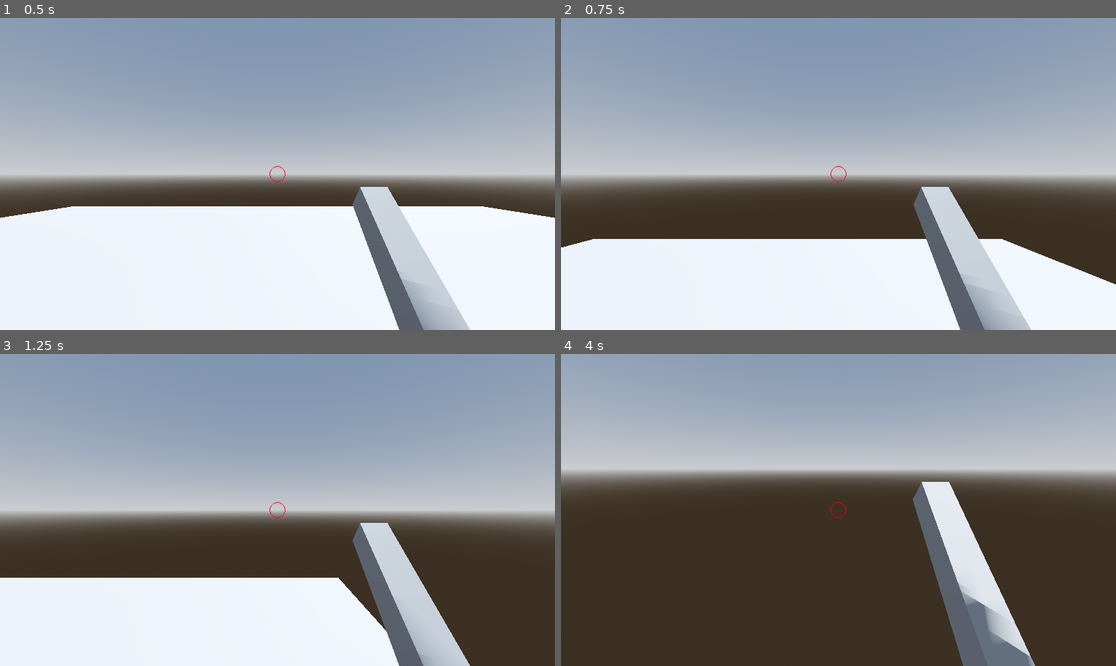
Above: before the commit, frames 1-4 (two rows, left to right).
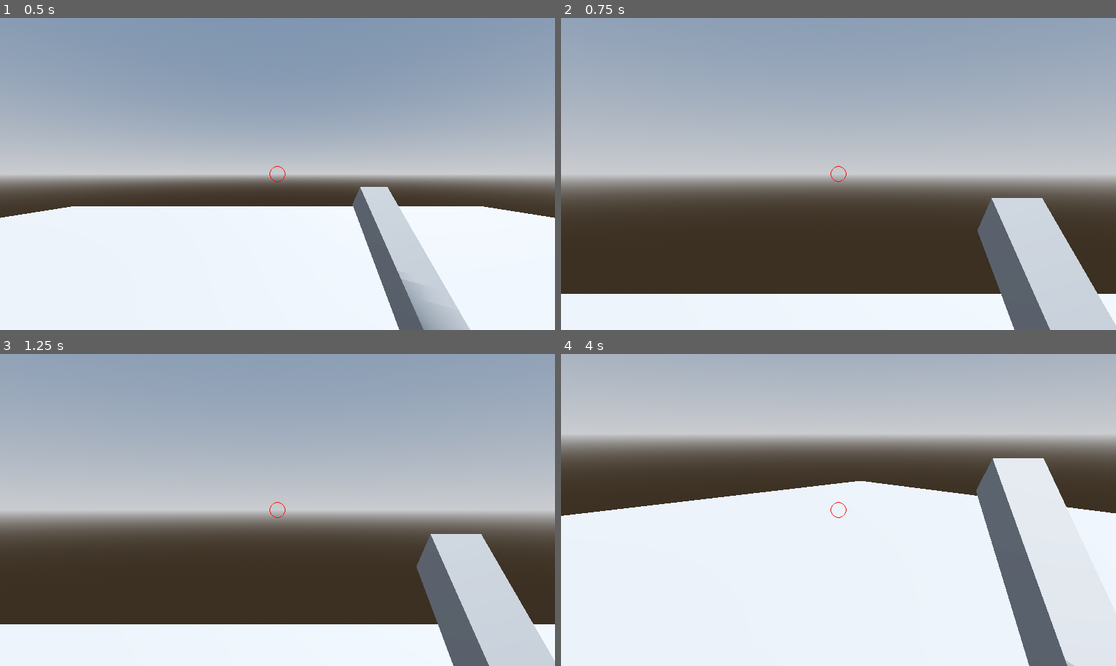
Above: after the commit, the same moments.

Repository: Dolphcode/ggj-2026
Game: Godot game, scene res://Scenes/base_player_movement.tscn
Two runs of this game, one before a commit and one after it. Both use one fixed random seed, a clock stepped at 60 frames per second and the inputs below.
Inputs (mouse positions are in pixels of both pictures, inside the frame that each line leads up to):
- Up to frame 1 (0.5 s): no input
- Up to frame 2 (0.75 s): tap Enter (ui_accept) at 0.5 s; move the mouse to (960, 158) at 0.52 s; hold D (right) from 0.53 s (still down); tap Q (equip_mask) at 0.6 s; click (960, 158) at 0.67 s
- Up to frame 3 (1.25 s): keep holding D (right); tap Enter (ui_accept) at 0.77 s
- Up to frame 4 (4 s): move the mouse to (810, 510) at 1.27 s; release D (right) at 1.28 s; hold W (forward) from 1.28 s (still down); click (810, 510) at 1.35 s; tap Enter (ui_accept) at 1.52, 3.02, 3.77 s; tap Q (equip_mask) at 1.55, 2.1, 2.85, 3.8 s; move the mouse to (849, 503) at 2.02 s; move the mouse to (832, 516) at 2.77 s; move the mouse to (877, 513) at 3.52 s; press the mouse at (877, 513) at 3.53 s

Frame 1 is identical in both runs. In frame 2, 28% of the frame differs, in the area x 0-100%, y 51-100%; in frame 3, 25%; in frame 4, 89%, in the area x 0-100%, y 0-100%.

Commit message:
Mask camera updates

Diff:
--- /dev/null
+++ b/Scenes/base_player_movement_mask_testing.tscn
@@ -0,0 +1,115 @@
+[gd_scene format=3 uid="uid://dlf387r2xf2iq"]
+
+[ext_resource type="PackedScene" uid="uid://dvbdmcuj60ayg" path="res://game/player/player_main.tscn" id="1_ilklq"]
+[ext_resource type="Texture2D" uid="uid://csnqgbu8p4uym" path="res://assets/crosshair.svg" id="2_2ekfe"]
+[ext_resource type="Script" uid="uid://b4u284eg6beo0" path="res://Scenes/debug.gd" id="3_rfqqu"]
+
+[sub_resource type="ProceduralSkyMaterial" id="ProceduralSkyMaterial_hfa40"]
+sky_horizon_color = Color(0.66224277, 0.6717428, 0.6867428, 1)
+ground_horizon_color = Color(0.66224277, 0.6717428, 0.6867428, 1)
+
+[sub_resource type="Sky" id="Sky_c5rq3"]
+sky_material = SubResource("ProceduralSkyMaterial_hfa40")
+
+[sub_resource type="Environment" id="Environment_fbliu"]
+background_mode = 2
+sky = SubResource("Sky_c5rq3")
+tonemap_mode = 2
+glow_enabled = true
+
+[sub_resource type="PlaneMesh" id="PlaneMesh_hfa40"]
+size = Vector2(20, 20)
+
+[sub_resource type="ConcavePolygonShape3D" id="ConcavePolygonShape3D_c5rq3"]
+data = PackedVector3Array(10, 0, 10, -10, 0, 10, 10, 0, -10, -10, 0, 10, -10, 0, -10, 10, 0, -10)
+
+[sub_resource type="CapsuleMesh" id="CapsuleMesh_2ja61"]
+
+[sub_resource type="CapsuleShape3D" id="CapsuleShape3D_2ja61"]
+
+[sub_resource type="StyleBoxFlat" id="StyleBoxFlat_mk6yg"]
+bg_color = Color(0.003921569, 0, 0, 0.70980394)
+border_width_left = 2
+border_width_top = 2
+border_width_right = 2
+border_width_bottom = 2
+corner_radius_top_left = 5
+corner_radius_top_right = 5
+corner_radius_bottom_right = 5
+corner_radius_bottom_left = 5
+
+[sub_resource type="Theme" id="Theme_xcrqx"]
+MarginContainer/constants/margin_bottom = 10
+MarginContainer/constants/margin_left = 10
+MarginContainer/constants/margin_right = 10
+MarginContainer/constants/margin_top = 10
+PanelContainer/styles/panel = SubResource("StyleBoxFlat_mk6yg")
+
+[node name="Node3D" type="Node3D" unique_id=988802670]
+
+[node name="WorldEnvironment" type="WorldEnvironment" parent="." unique_id=669918452]
+environment = SubResource("Environment_fbliu")
+
+[node name="DirectionalLight3D" type="DirectionalLight3D" parent="." unique_id=740018470]
+transform = Transform3D(-0.8660254, -0.43301278, 0.25, 0, 0.49999997, 0.86602545, -0.50000006, 0.75, -0.43301266, 0, 0, 0)
+shadow_enabled = true
+
+[node name="Floor (temp)" type="MeshInstance3D" parent="." unique_id=805167037]
+mesh = SubResource("PlaneMesh_hfa40")
+
+[node name="StaticBody3D" type="StaticBody3D" parent="Floor (temp)" unique_id=995408022]
+
+[node name="CollisionShape3D" type="CollisionShape3D" parent="Floor (temp)/StaticBody3D" unique_id=704890498]
+shape = SubResource("ConcavePolygonShape3D_c5rq3")
+
+[node name="Player" parent="." unique_id=1291810518 instance=ExtResource("1_ilklq")]
+transform = Transform3D(1, 0, 0, 0, 1, 0, 0, 0, 1, 0, 1, 0)
+
+[node name="CSGBox3D2" type="CSGBox3D" parent="." unique_id=119316939]
+transform = Transform3D(-0.9186123, -0.34769943, 0.1877666, 0.092686705, -0.6514974, -0.75296754, 0.38413584, -0.6742821, 0.63070077, -12, 2, 7)
+use_collision = true
+size = Vector3(18, 9, 1)
+
+[node name="CSGBox3D" type="CSGBox3D" parent="." unique_id=2025281683]
+transform = Transform3D(1, 0, 0, 0, 1, 0, 0, 0, 1, 0.5, 4, 9)
+use_collision = true
+size = Vector3(18, 9, 1)
+
+[node name="enemy" type="CharacterBody3D" parent="." unique_id=303348058]
+transform = Transform3D(1, 0, 0, 0, 1, 0, 0, 0, 1, 4.8378057, 1.1288745, 0)
+
+[node name="MeshInstance3D" type="MeshInstance3D" parent="enemy" unique_id=525234660]
+mesh = SubResource("CapsuleMesh_2ja61")
+
+[node name="CollisionShape3D" type="CollisionShape3D" parent="enemy" unique_id=15035613]
+shape = SubResource("CapsuleShape3D_2ja61")
+
+[node name="temp cross" type="Sprite2D" parent="." unique_id=647905432]
+position = Vector2(576, 324)
+texture = ExtResource("2_2ekfe")
+
+[node name="UserInterface" type="Control" parent="." unique_id=1814346420]
+layout_mode = 3
+anchors_preset = 0
+offset_right = 40.0
+offset_bottom = 40.0
+
+[node name="DebugPanel" type="PanelContainer" parent="UserInterface" unique_id=1891890440]
+layout_mode = 0
+offset_left = 10.0
+offset_top = 10.0
+offset_right = 210.0
+offset_bottom = 50.0
+theme = SubResource("Theme_xcrqx")
+script = ExtResource("3_rfqqu")
+
+[node name="MarginContainer" type="MarginContainer" parent="UserInterface/DebugPanel" unique_id=443120079]
+layout_mode = 2
+
+[node name="VBoxContainer" type="VBoxContainer" parent="UserInterface/DebugPanel/MarginContainer" unique_id=491209395]
+unique_name_in_owner = true
+layout_mode = 2
+
+[node name="PlayerStateMachine" type="Node" parent="." unique_id=652553148]
+
+[node name="IdlePlayerState" type="Node" parent="PlayerStateMachine" unique_id=1168631614]
--- a/Scripts/Masks/fire_mask.gd
+++ b/Scripts/Masks/fire_mask.gd
@@ -13,7 +13,7 @@
 	get_parent().mask_time = 10 #short
 	#gun_type = 'flamethrower'
 	mask.player.speed_modifier = 0.1 #10% speed
-	mask.player.get_node("Neck/Camera3D").fov = 20.0
+	mask.player.get_node("Neck/Camera3D").fov = 45.0
 #Called on fire mask timeout/new mask equipped
 func Exit():
 	mask.player.speed_modifier = 1.0
--- a/Scripts/Masks/no_mask.gd
+++ b/Scripts/Masks/no_mask.gd
@@ -22,11 +22,7 @@
 	if Input.is_action_just_pressed('equip_mask'):
 		var mask_queue = get_parent().mask_queue
 		if mask_queue:
-			print('equip_mask')
-			print(mask_queue)
 			var mask_to_equip = mask_queue.pop_front()
-			print(mask_queue)
-			print(mask_to_equip)
 			Transitioned.emit(self, mask_to_equip)
 			#previous_state = mask_to_equip
 
--- a/Scripts/Masks/radar_mask.gd
+++ b/Scripts/Masks/radar_mask.gd
@@ -7,16 +7,16 @@
 #Called on equpping radar_mask mask
 func Enter():
 	get_parent().mask_time = 20 #medium
-	#cam.rotate_x(-90)
-	#cam.position.y += 10.0
+	cam.position.y += 10.0
 	#gun_type = 'normal'
 
 #Called on radar_mask mask timeout/new mask equipped
 func Exit():
-	pass
+	cam.position.y -= 10.0
+	cam.rotation_degrees = Vector3(0, 0, 0)
 
 func Update(delta: float):
 	get_parent().mask_update(delta, self)
 
 func Physics_Update(_delta:float):
-	pass
+		cam.rotation_degrees = Vector3(-90, 0, 0)
--- a/Scripts/player_state.gd
+++ b/Scripts/player_state.gd
@@ -1,7 +1,7 @@
-class_name State
-
-extends Node
-
-signal transition(new_state_name: StringName)
-
-func enter()
+#class_name State
+#
+#extends Node
+#
+#signal transition(new_state_name: StringName)
+#
+#func enter()
--- a/Scripts/state_machine.gd
+++ b/Scripts/state_machine.gd
@@ -5,7 +5,7 @@
 var current_state : State
 var mask_time : float
 var gun_type : String
-var mask_queue = ['radar_mask']
+var mask_queue = ['fire_mask', 'rage_mask', 'radar_mask', 'ice_mask']
 var states : Dictionary = {}
 
 func _ready():
@@ -48,7 +48,6 @@
 		mask_time -= delta
 	else:
 		on_child_transition(mask, 'no_mask')
-		print('unequip')
 
 func on_mask_pickup(mask):
 	mask_queue.append(mask)
